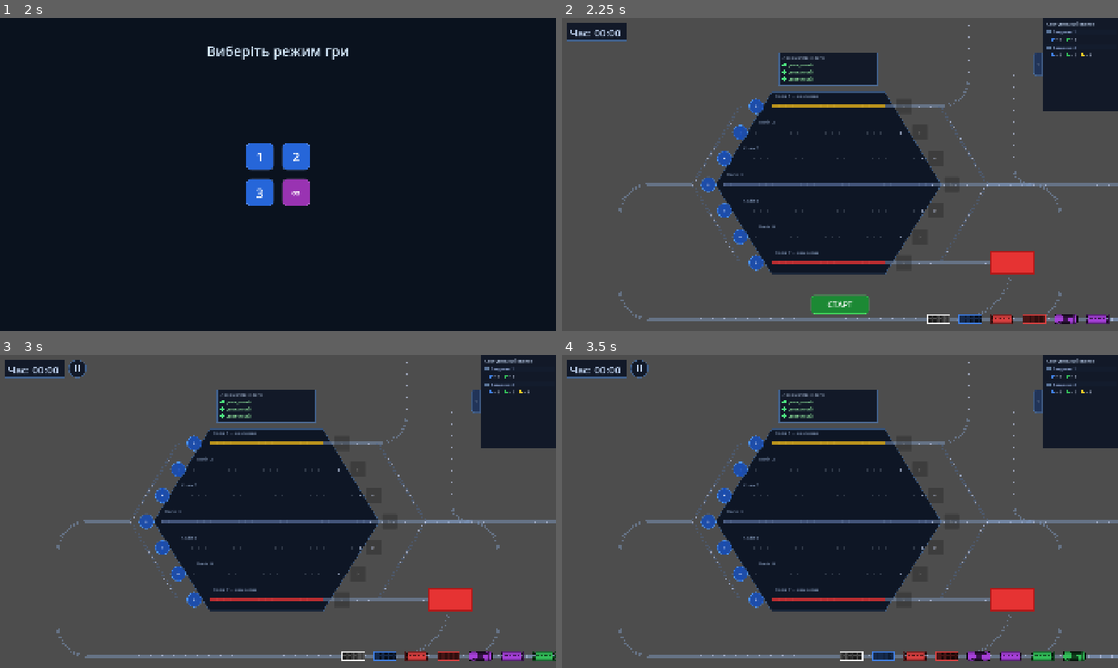
Above: before the commit, frames 1-4 (two rows, left to right).
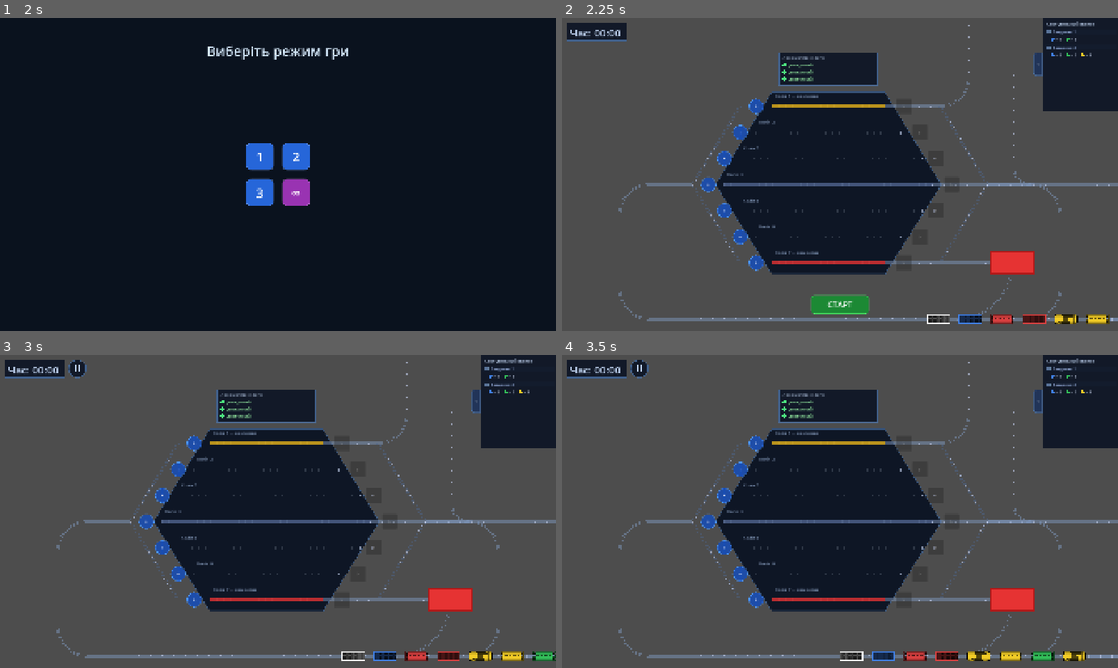
Above: after the commit, the same moments.

Repository: Fenimors99/shunting-game
Game: Godot game, scene res://scenes/LoginScreen.tscn
Same seed, same stepped clock (60 frames per second), same inputs: the game is played once before the commit and once after it.
Inputs:
- Up to frame 1 (2 s): click "Увійти через Google" at 0.5 s; tap Enter at 1.25 s
- Up to frame 2 (2.25 s): click "1" at 2 s
- Up to frame 3 (3 s): click "СТАРТ" at 2.75 s
- Up to frame 4 (3.5 s): no input

Frame 1 is identical in both runs. In frame 2, 0.2% of the frame differs, in the area x 88-99%, y 94-98%; in frame 3, 0.2%; in frame 4, 0.3%, in the area x 73-94%, y 94-98%.

Commit message:
fix: exclude pink wagons from random queue generation
Pink wagons are now only obtainable via the loading depot (white → pink).

Diff:
--- a/scripts/Queue.gd
+++ b/scripts/Queue.gd
@@ -145,7 +145,7 @@
 		w.wagon_type = Wagon.WagonType.CARGO
 	else:
 		w.wagon_type = Wagon.WagonType.NORMAL
-		w.color_id = randi() % Wagon.NORMAL_COLORS.size() as Wagon.WagonColorId
+		w.color_id = randi() % Wagon.WagonColorId.size() as Wagon.WagonColorId
 	w.rotation = PI
 	return w
 
